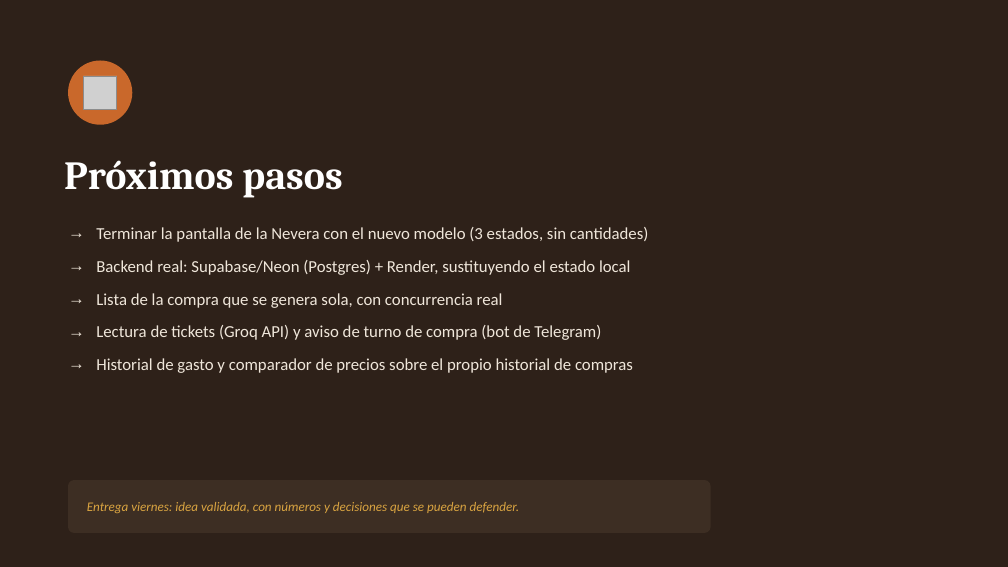
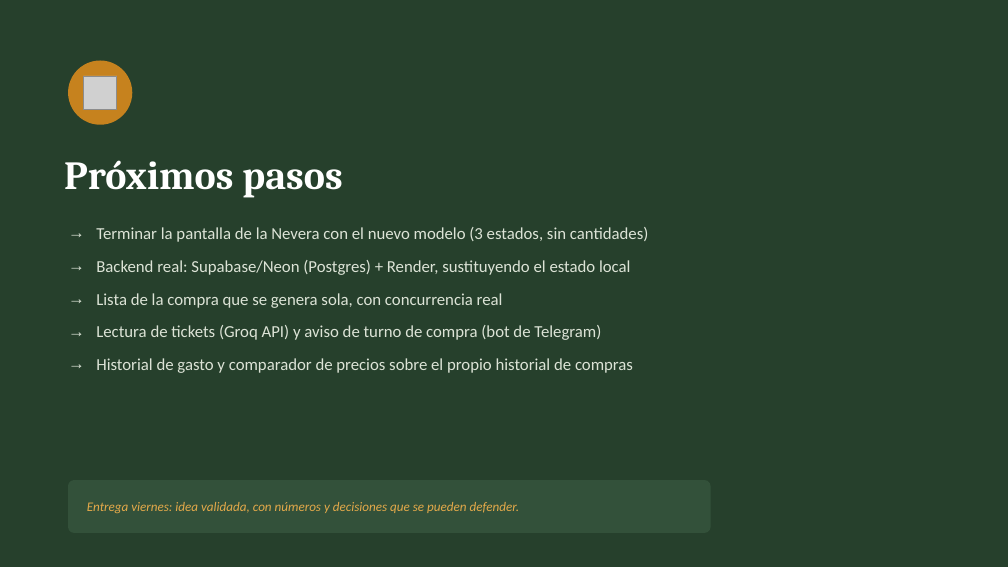
Before and after one commit to lagoanadia/Larder, a slide deck: slide 14 of docs/larder-presentacion.pptx. Drawn at 1008x567 pixels with LibreOffice and Linux fonts; fonts in the diff are those of the drawing; grey boxes stand for pictures. Boxes give left, top, right and bottom in pixels: in the first picture for what was removed or moved away, otherwise in the second. Text is boxed around its words. In the diff, an @@ line names an element or a change of style, - is before the commit and + after.

```diff
--- a/docs/larder-presentacion.pptx
+++ b/docs/larder-presentacion.pptx
@@ background #2E2119 to #26402C @@
@@ ellipse at (x1=68, y1=60, x2=132, y2=125): fill #C9682B to #C6821E @@
@@ text "Terminar la pantalla de la ..." at (x1=96, y1=227, x2=649, y2=373): text colour #EFE6DA to #DCE3D6 @@
@@ rounded rectangle at (x1=68, y1=480, x2=711, y2=533): fill #3D2E23 to #33513A @@
@@ text "Entrega viernes: idea validada, con ..." at (x1=87, y1=502, x2=519, y2=513): text colour #D9A441 to #E3A94A @@
```
Also in this commit, not shown: 13 other slides changed.
